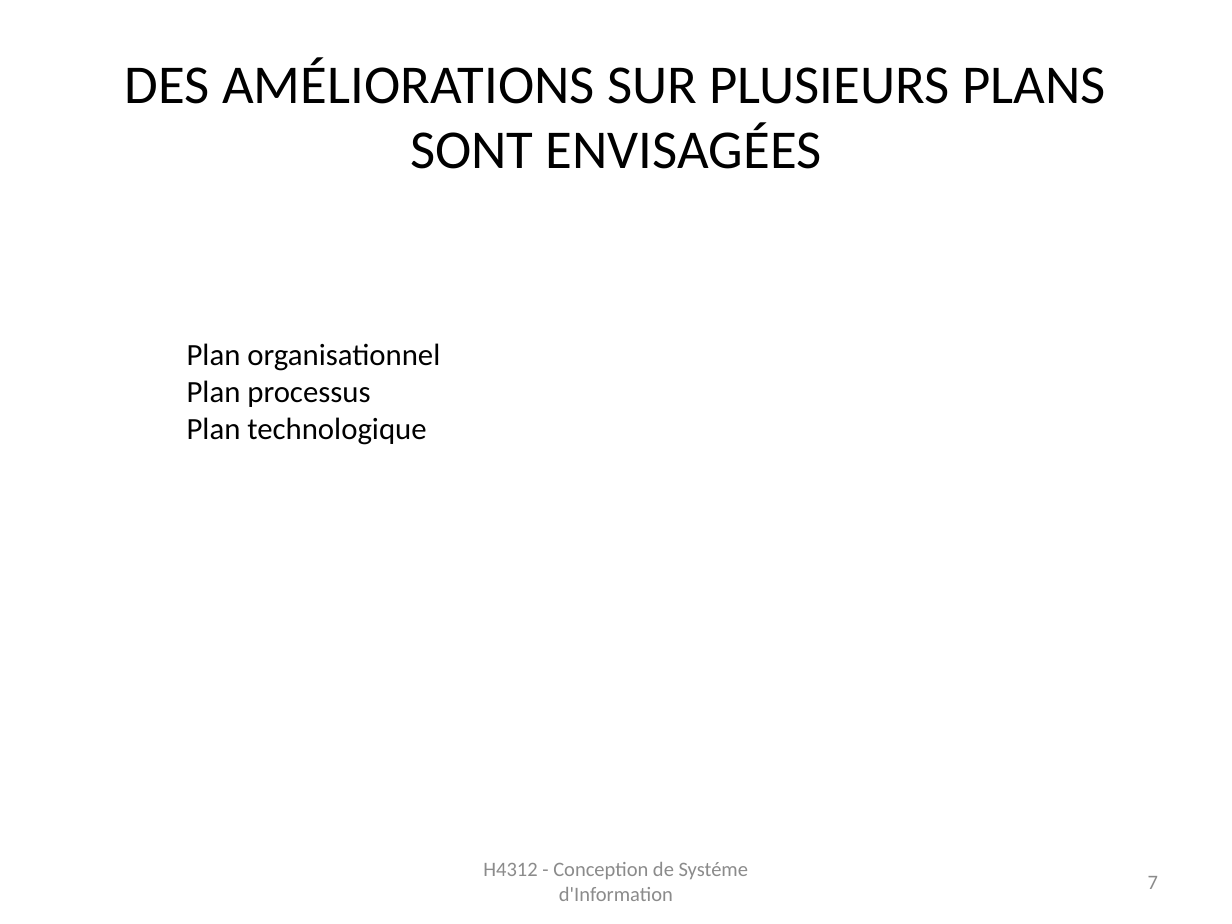
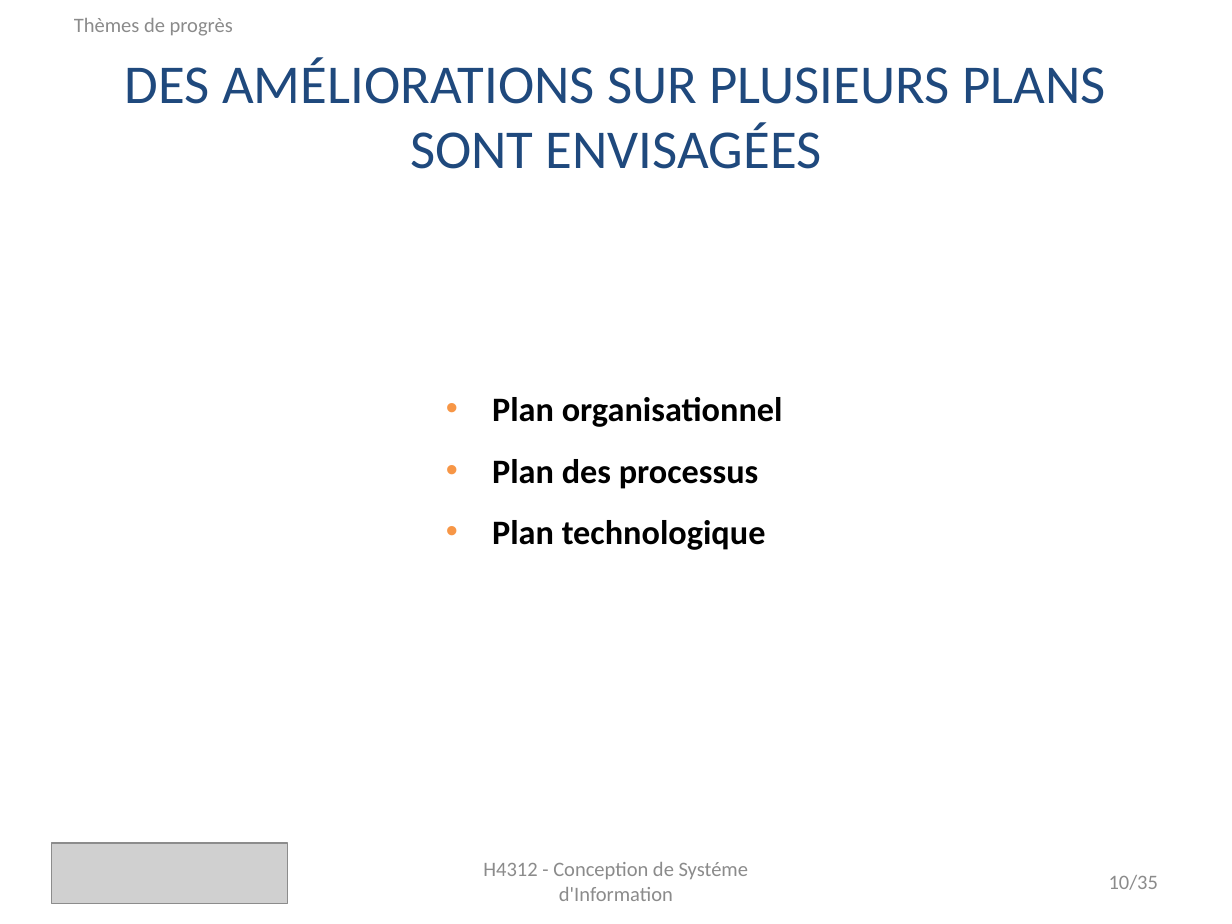
Before and after one commit to monicaGolumbeanu/GSTP, a slide deck: slide 10 of rapports/presentation/presentationFinale.pptx (slide 7 before the commit). Drawn at 1232x924 pixels with LibreOffice and Linux fonts; fonts in the diff are those of the drawing; grey boxes stand for pictures. Boxes give left, top, right and bottom in pixels: in the first picture for what was removed or moved away, otherwise in the second. Text is boxed around its words. In the diff, an @@ line names an element or a change of style, - is before the commit and + after.

```diff
--- a/rapports/presentation/presentationFinale.pptx
+++ b/rapports/presentation/presentationFinale.pptx
@@ text added at [74,18,233,36], 12 pt, text #8C8C8C @@
+Thèmes de progrès
@@ title "DES AMÉLIORATIONS SUR PLUSIEURS PLANS ..." at [125,57,1105,169]: text colour #000000 to #1F497D @@
@@ text "Plan organisationnel": place and size @@
-text "Plan organisationnel" at [187,343,440,445]
+text "Plan organisationnel" at [492,397,783,550]
@@ text at [492,397,783,550]: size 18 to 20 pt, bold on in "Plan organisationnel", "Plan technologique"; bullet none to •; line spacing 1 to 1.5 @@
@@ text at [492,459,758,489]: text changed; size 18 to 20 pt; bold on @@
-Plan processus
+• Plan des processus
@@ picture added at [52,843,288,903] @@
@@ page number at [1109,875,1158,890]: text changed @@
-7
+10/35
```
Also in this commit, not shown: 7 other slides changed, 27 slides added, 2 other files.
